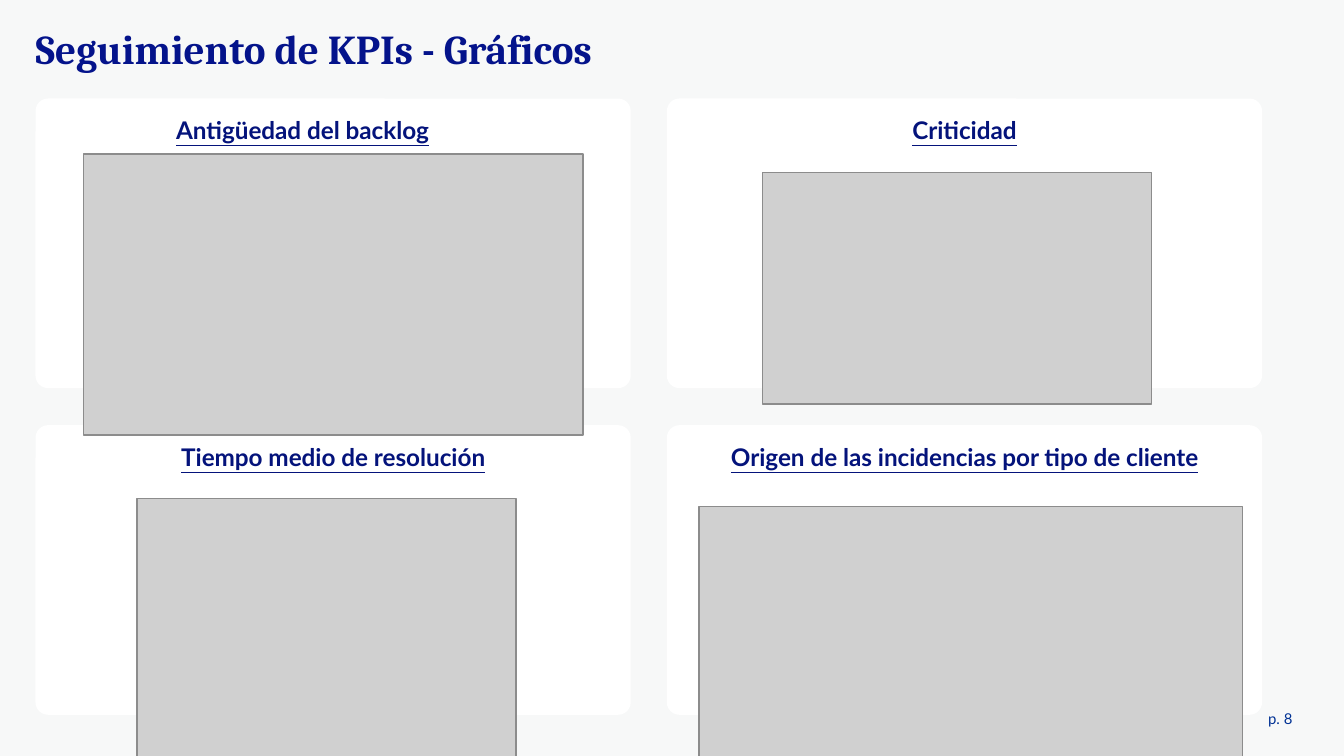
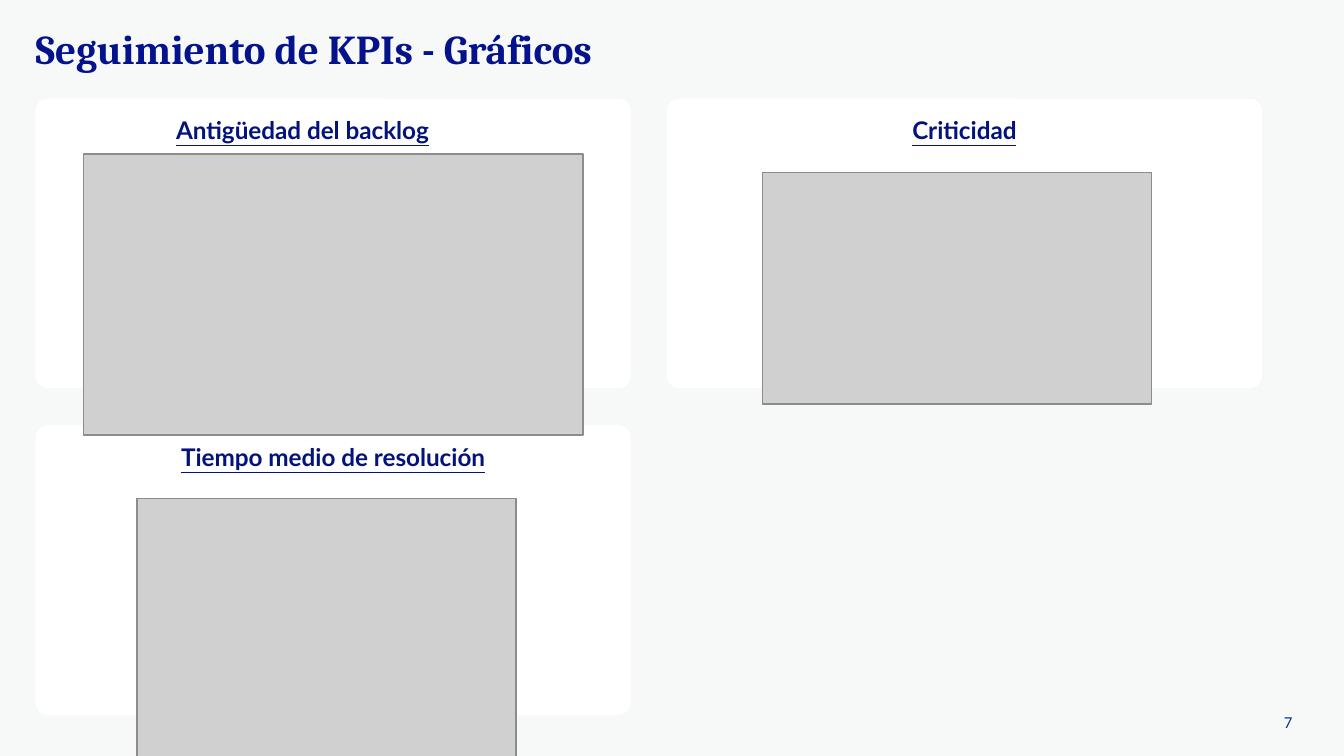
Before and after one commit to felixdelbarrio/bug-resolution-radar, a slide deck: slide 7 of src/bug_resolution_radar/reports/templates/Seguimiento de incidencias del periodo.pptx (slide 8 before the commit). Drawn at 1344x756 pixels with LibreOffice and Linux fonts; fonts in the diff are those of the drawing; grey boxes stand for pictures. Boxes give left, top, right and bottom in pixels: in the first picture for what was removed or moved away, otherwise in the second. Text is boxed around its words. In the diff, an @@ line names an element or a change of style, - is before the commit and + after.

```diff
--- a/src/bug_resolution_radar/reports/templates/Seguimiento de incidencias del periodo.pptx
+++ b/src/bug_resolution_radar/reports/templates/Seguimiento de incidencias del periodo.pptx
@@ rounded rectangle removed at [667, 425, 1262, 714] @@
-Origen de las incidencias por tipo de cliente
@@ picture removed at [699, 507, 1243, 756] @@
@@ page number removed at [1268, 713, 1293, 727] @@
-p. 8
@@ page number added at [1284, 717, 1293, 728], 8 pt, text #003194 @@
+7
```
Also in this commit, not shown: 6 other slides changed, 13 slides removed, 5 other files.
